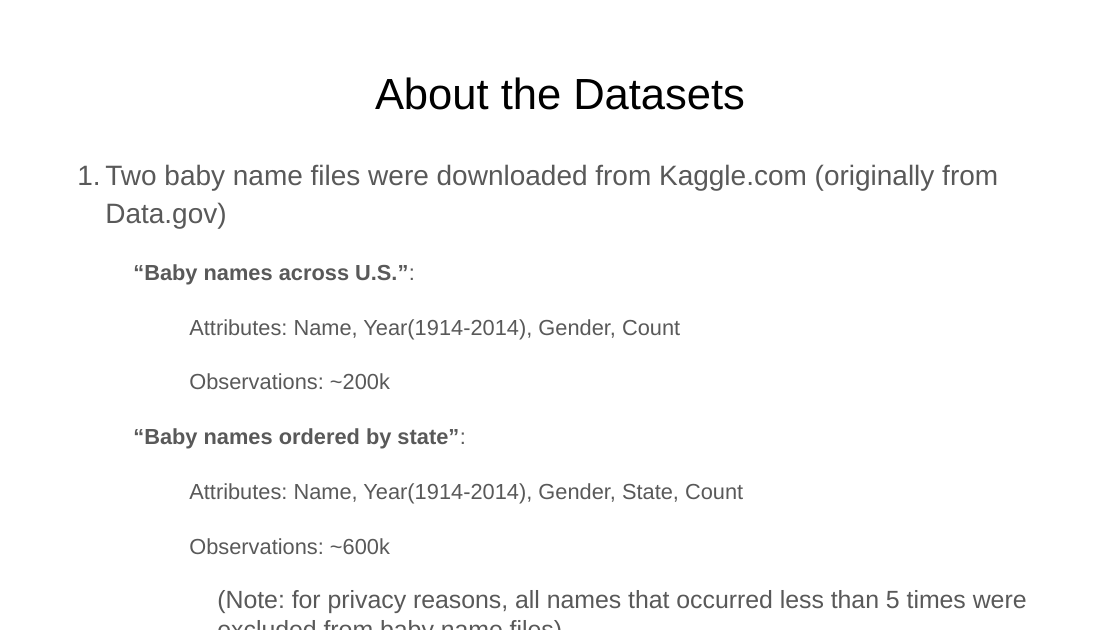
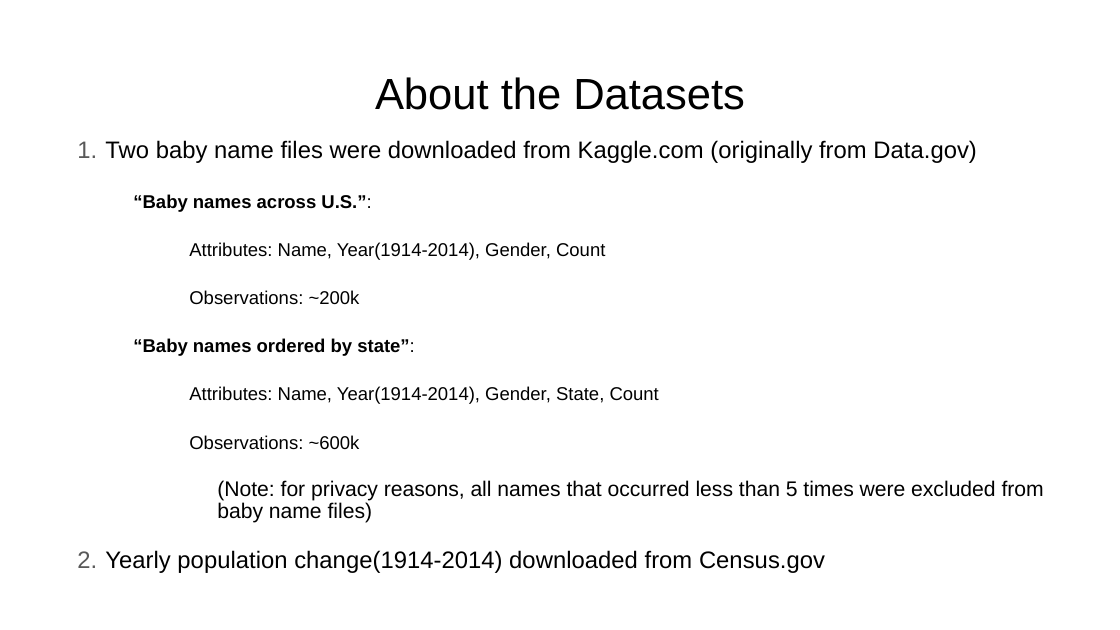
Before and after one commit to nycdatasci/bootcamp006_project, a slide deck: slide 5 of Project1-ExploreVis/JieleiZhu/Bootcamp_ Project#1.pptx. Drawn at 1120x630 pixels with LibreOffice and Linux fonts; fonts in the diff are those of the drawing. Boxes give left, top, right and bottom in pixels: in the first picture for what was removed or moved away, otherwise in the second. Text is boxed around its words. In the diff, an @@ line names an element or a change of style, - is before the commit and + after.

Commit message:
fixed format problems caused by Google Slides

```diff
--- a/Project1-ExploreVis/JieleiZhu/Bootcamp_ Project#1.pptx
+++ b/Project1-ExploreVis/JieleiZhu/Bootcamp_ Project#1.pptx
@@ text "Two baby name files were ...": place and size @@
-text "Two baby name files were ..." at box(105, 164, 1027, 613)
+text "Two baby name files were ..." at box(105, 140, 1044, 573)
@@ text "Two baby name files were ..." at box(105, 140, 1044, 573): size 18 to 15.3 pt in "Two baby name files were downloaded from ...", "Yearly population change(1914-2014) downloaded from Census.g ..."; text colour #595959 to #000000; size 14 to 11.9 pt in "“Baby names across U.S.”:", "Attributes: Name, Year(1914-2014), Gender, Count", "Observations: ~200k", "“Baby names ordered by state”:" and 2 more places; size 16 to 13.6 pt in "(Note: for privacy reasons, all names that ..."; line spacing 1.15 to 1.05; line spacing 1 to 0.9 @@
```
Also in this commit, not shown: 5 other slides changed.
